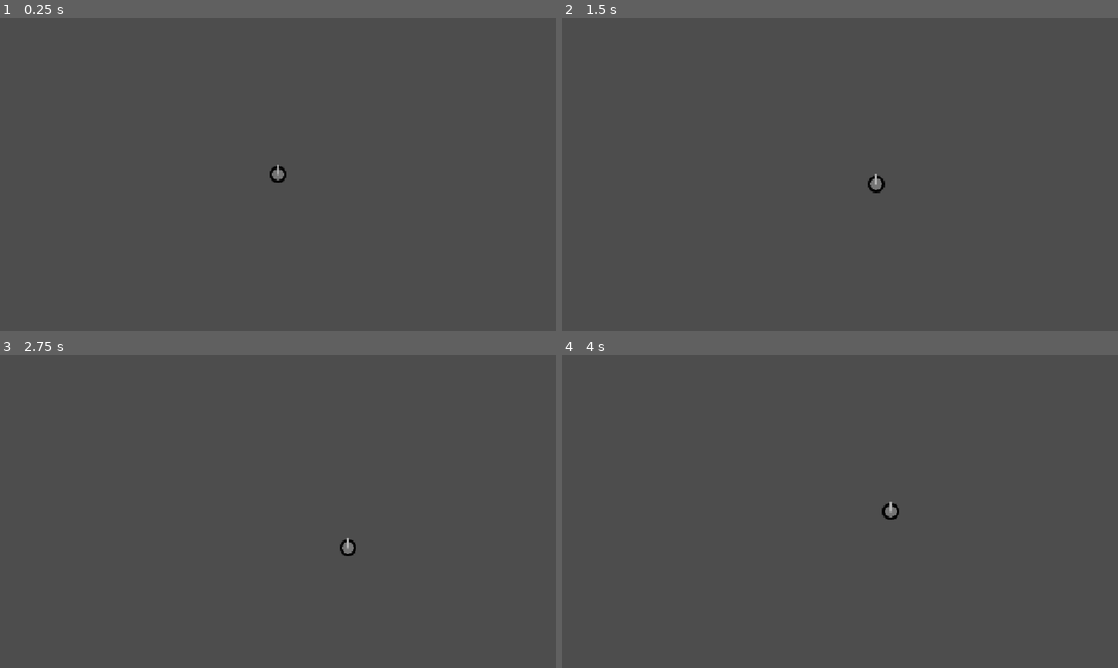
Above: before the commit, frames 1-4 (two rows, left to right).
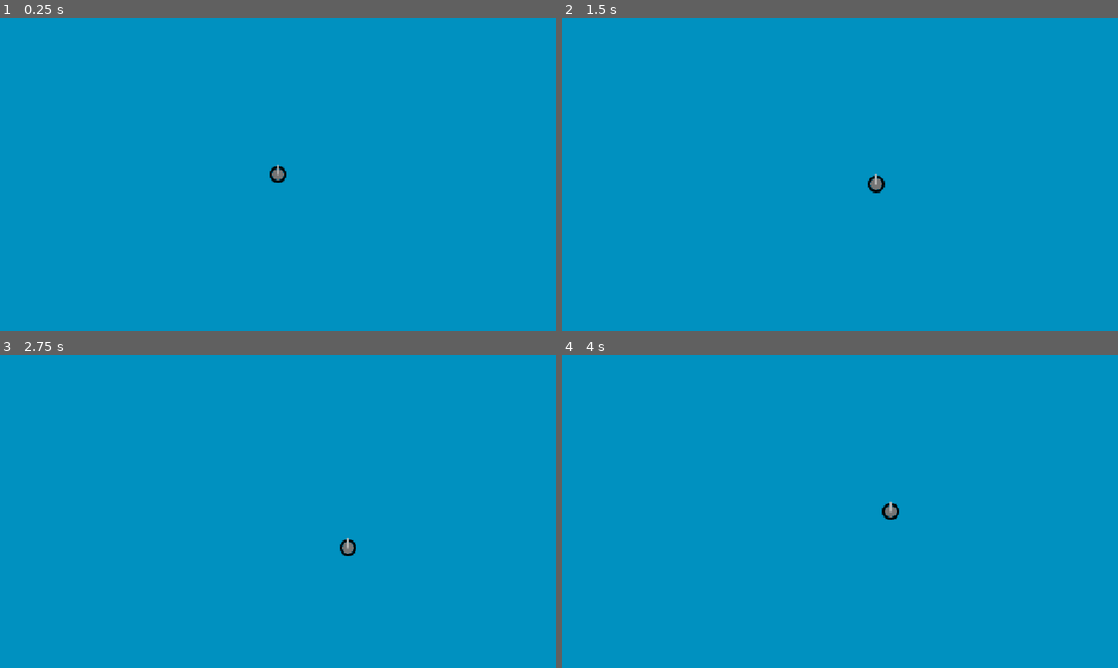
Above: after the commit, the same moments.

Repository: CrazyPengion/Aquastice
Game: Godot game, scene res://scenes/main.tscn
Same seed, same stepped clock (60 frames per second), same inputs: the game is played once before the commit and once after it.
Inputs:
- Up to frame 1 (0.25 s): no input
- Up to frame 2 (1.5 s): tap Enter at 0.5 s; hold Right (ui_right) 0.53-1.28 s; hold Down (ui_down) from 1.28 s (still down)
- Up to frame 3 (2.75 s): release Down (ui_down) at 2.03 s; hold Right (ui_right) from 2.03 s (still down)
- Up to frame 4 (4 s): release Right (ui_right) at 2.78 s; hold Up (ui_up) 2.78-3.53 s; hold Left (ui_left) from 3.53 s (still down)

The runs differ from the first frame. In frame 1, 100% of the frame differs, in the area x 0-100%, y 0-100%; in frame 2, 100%; in frame 3, 100%; in frame 4, 100%.

Commit message:
Changed default project background to water color

Diff:
--- a/aquastice/project.godot
+++ b/aquastice/project.godot
@@ -64,3 +64,4 @@
 rendering_device/driver.windows="d3d12"
 renderer/rendering_method="gl_compatibility"
 renderer/rendering_method.mobile="gl_compatibility"
+environment/defaults/default_clear_color=Color(5.4869056e-06, 0.56757766, 0.7546171, 1)
